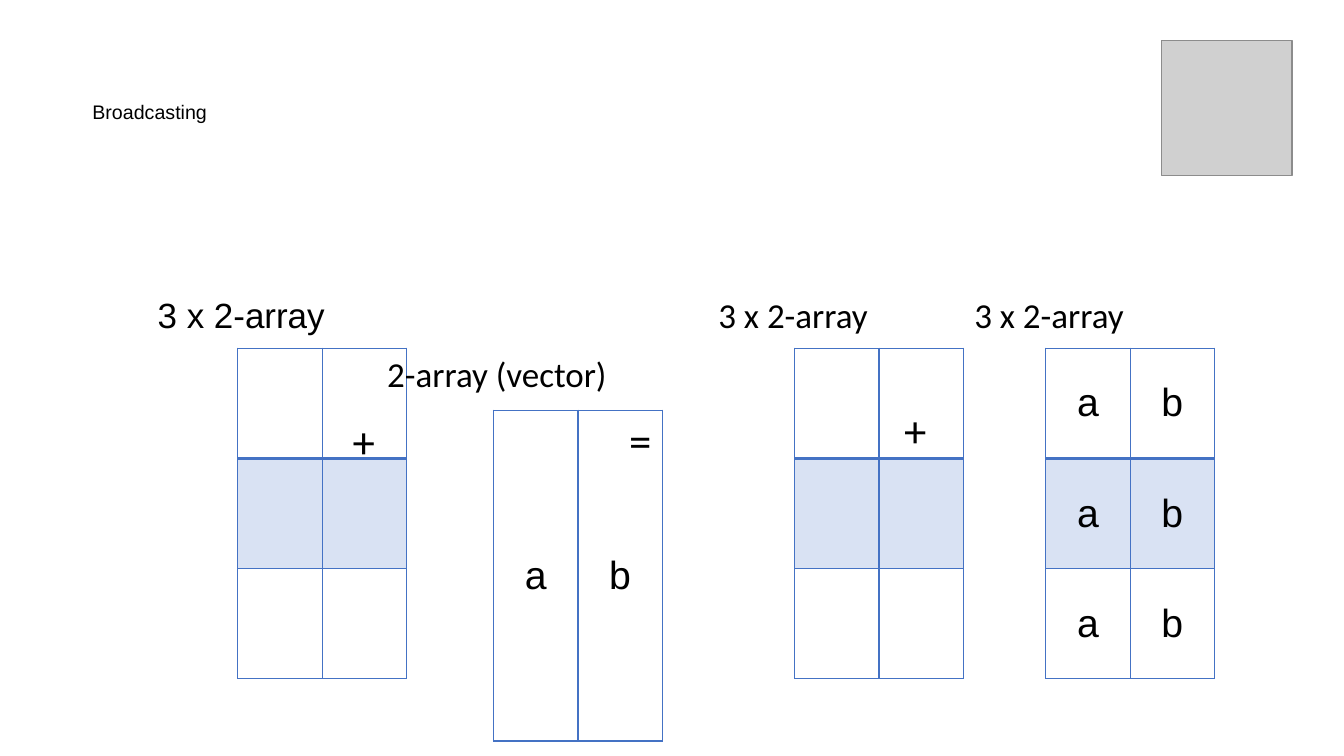
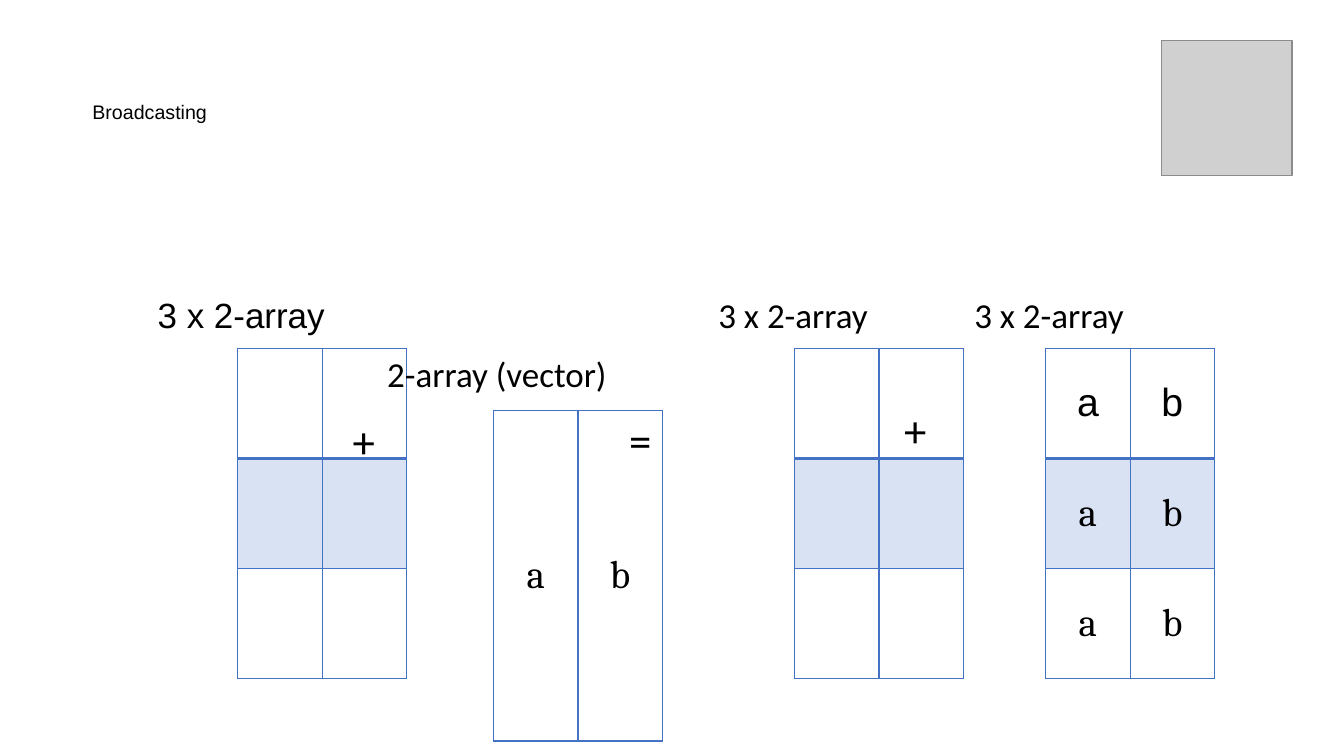
Before and after one commit to asantucci/Python-Workshop, a slide deck: slide 22 of slides.pptx (slide 24 before the commit). Drawn at 1344x756 pixels with LibreOffice and Linux fonts; fonts in the diff are those of the drawing; grey boxes stand for pictures. Boxes give left, top, right and bottom in pixels: in the first picture for what was removed or moved away, otherwise in the second. Text is boxed around its words. In the diff, an @@ line names an element or a change of style, - is before the commit and + after.

```diff
--- a/slides.pptx
+++ b/slides.pptx
@@ table at (x1=1046, y1=348, x2=1215, y2=679) @@
@@ font Arial to Cambria in "a", "b", "a", "b" @@
@@ borders changed @@
@@ table at (x1=494, y1=410, x2=663, y2=741) @@
@@ font Arial to Cambria @@
@@ borders changed @@
```
Also in this commit, not shown: 20 other slides changed, 1 slide added, 3 slides removed.
